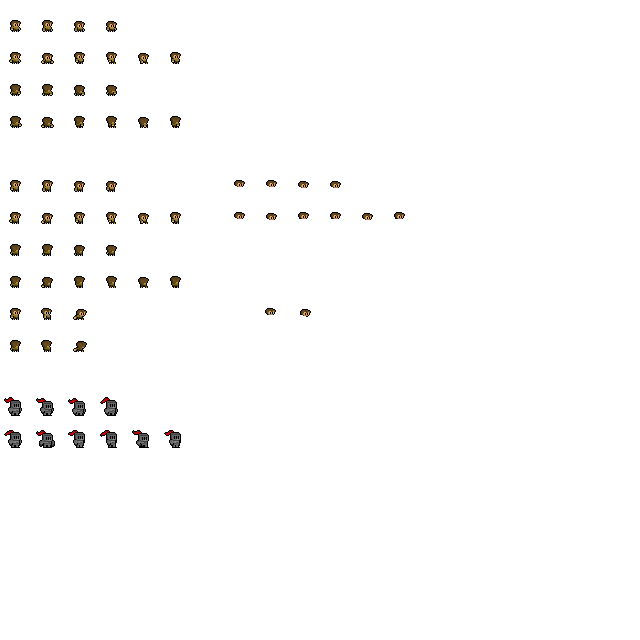
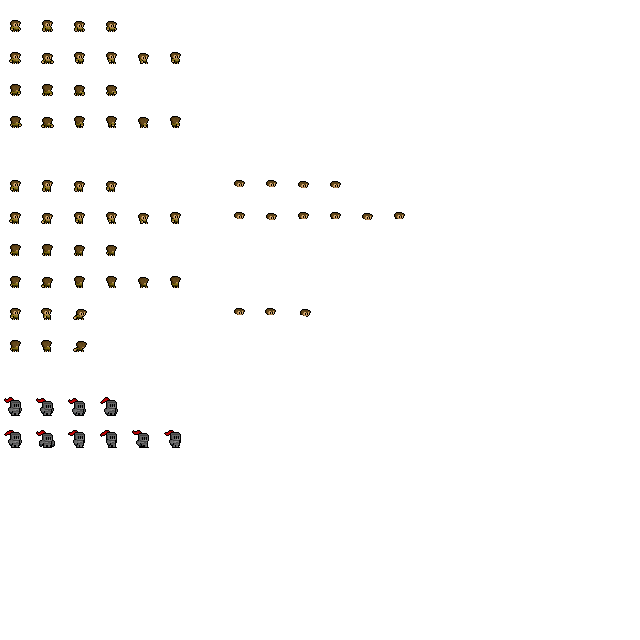
Revision of a layered 640 × 640 image; what changed, layer by layer:
added layer "Copy of Paint Layer 1" (37th of 61, in "Copy of idle front" › "attack_down") in group "attack_down" over [234,308,245,315]
